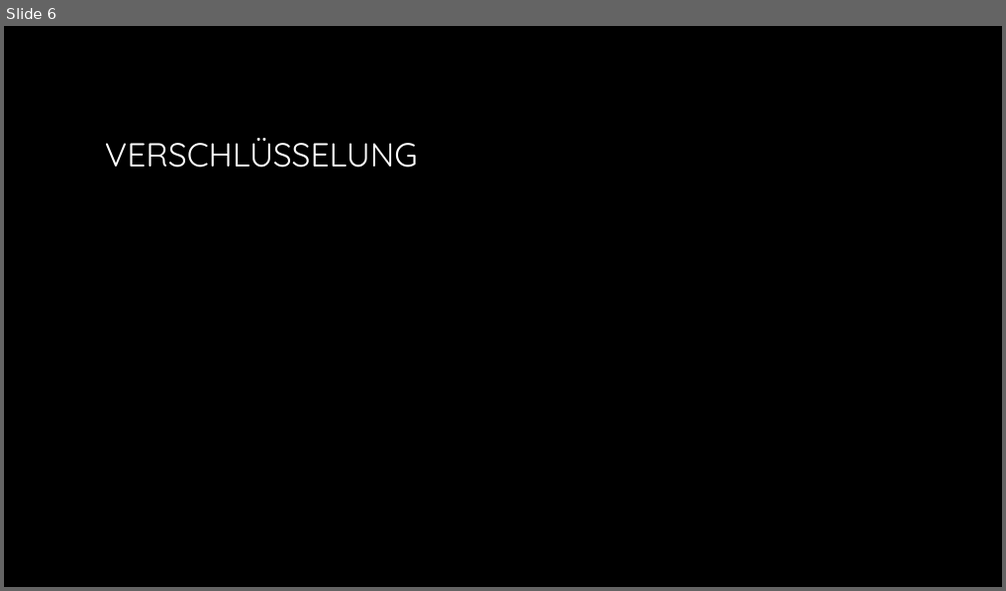
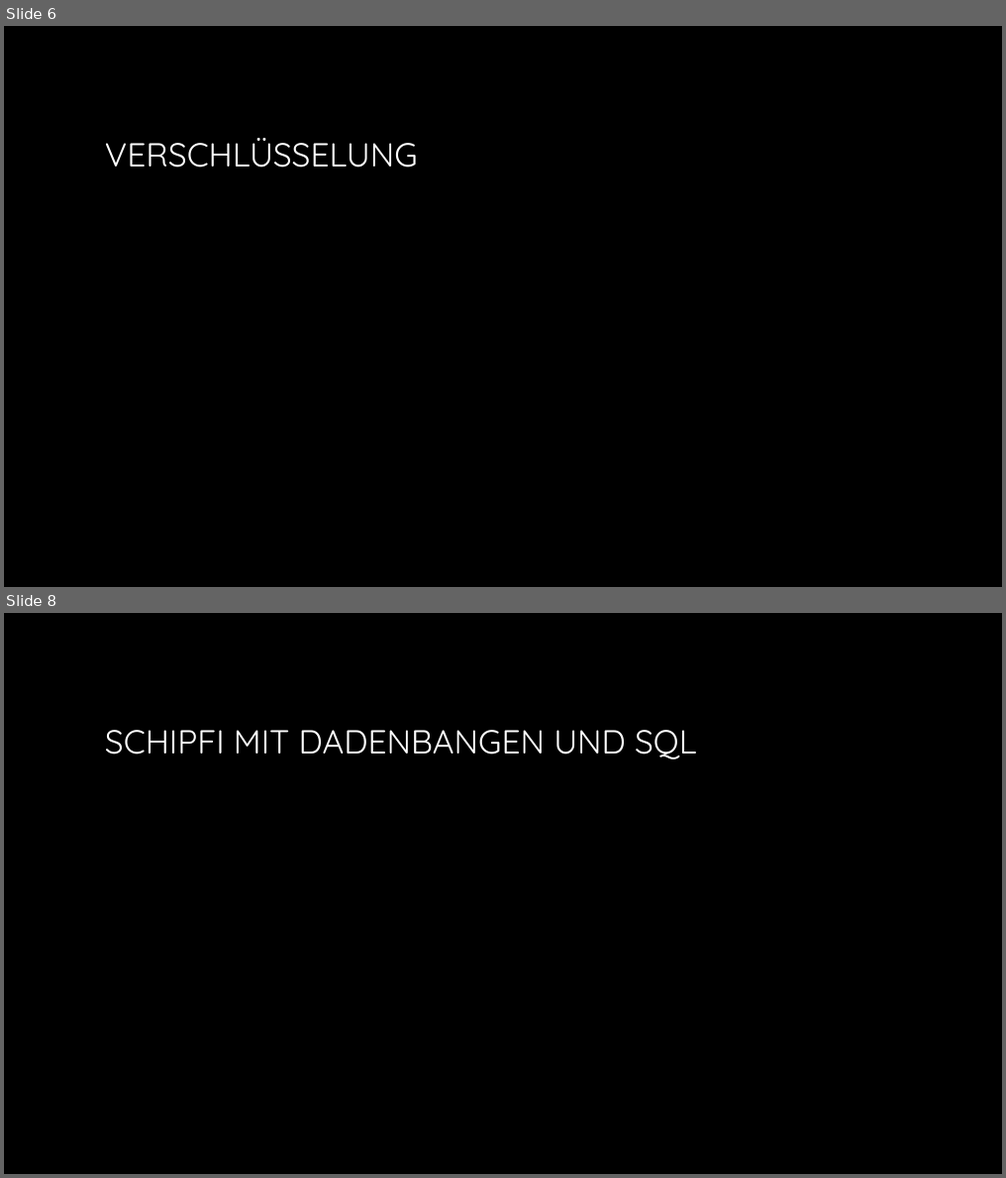
Before and after one commit to bastscho/CTME_referat, a slide deck: Dokumente/Referat/Präsentation.pptx. Shown one above the other, each under a label of ours: slide 6 before the commit, slides 6 and 8 after it; the slides between them are not shown. The pictures are 1006x591 and 1006x1178 pixels, drawn with LibreOffice and Linux fonts; fonts in the diff are those of the drawing; grey boxes stand for pictures; background and template pictures are left out. Boxes give left, top, right and bottom in pixels: in the first picture for what was removed or moved away, otherwise in the second. Text is boxed around its words. In the diff, an @@ line names an element or a change of style, - is before the commit and + after.

```diff
--- a/Dokumente/Referat/Präsentation.pptx
+++ b/Dokumente/Referat/Präsentation.pptx
@@ slide 8 added at (4, 613, 1002, 1174), background picture (left out) @@
@@ title added at (105, 730, 697, 760), 32 pt, text gradient #FFFFFF to #A6A6A6 @@
+SCHIPFI MIT DADENBANGEN UND SQL
```
Also in this commit, not shown: 8 other slides added, 3 other files.
